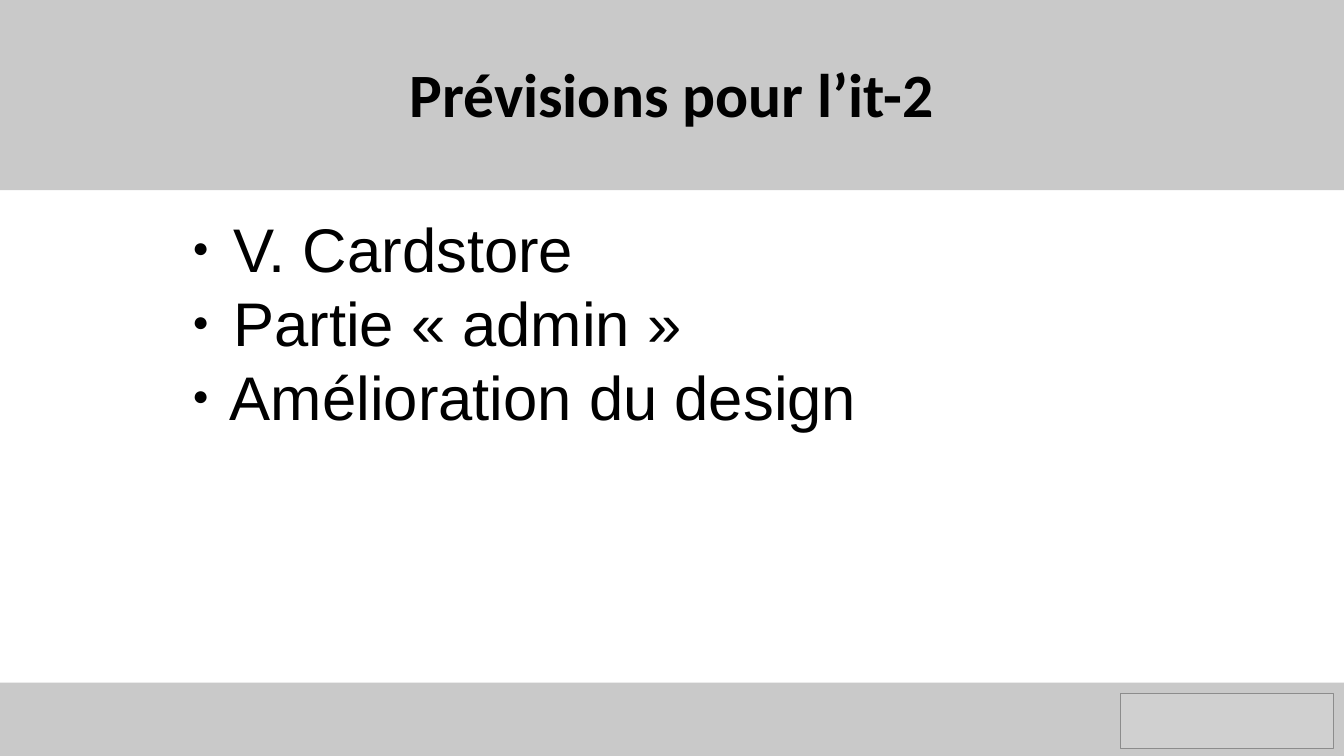
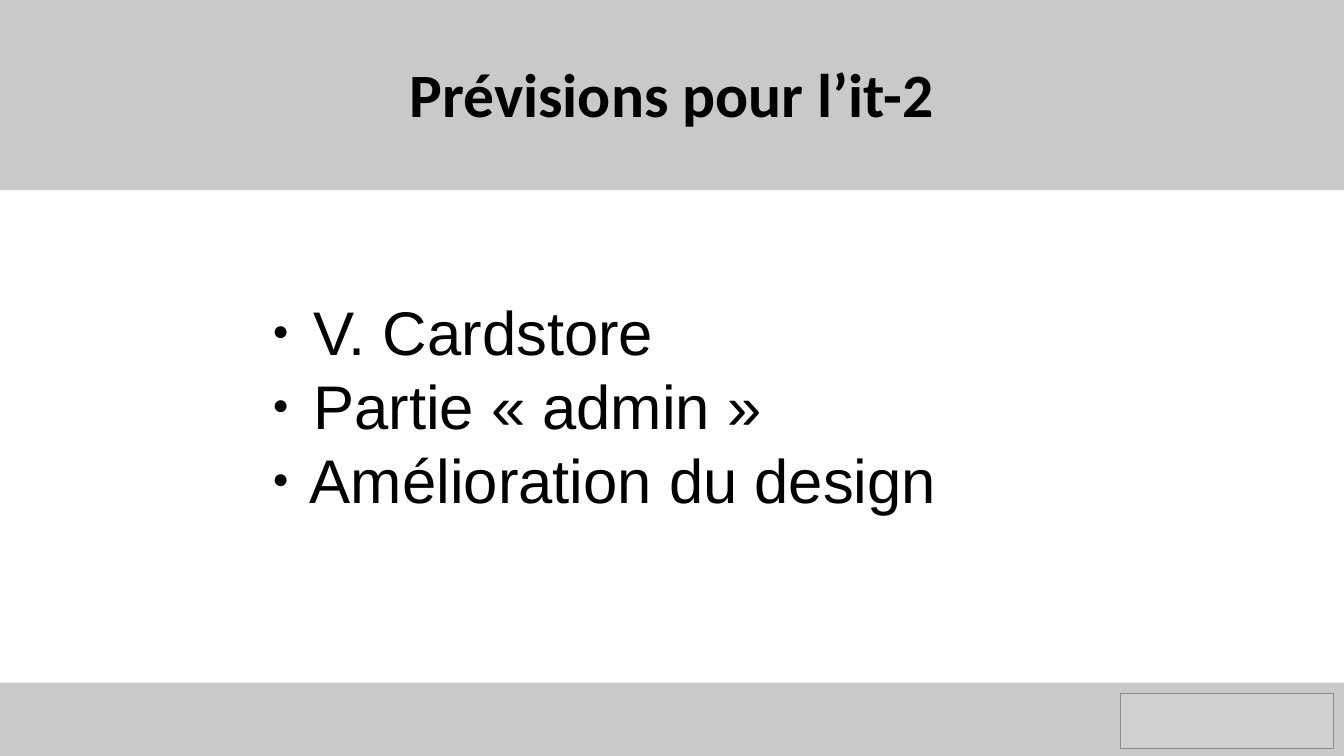
Before and after one commit to benjaminrodriguez/MemoCards, a slide deck: slide 9 of MemoCards_Ite1.pptx. Drawn at 1344x756 pixels with LibreOffice and Linux fonts; fonts in the diff are those of the drawing; grey boxes stand for pictures. Boxes give left, top, right and bottom in pixels: in the first picture for what was removed or moved away, otherwise in the second. Text is boxed around its words. In the diff, an @@ line names an element or a change of style, - is before the commit and + after.

```diff
--- a/MemoCards_Ite1.pptx
+++ b/MemoCards_Ite1.pptx
@@ text "V. Cardstore": place and size @@
-text "V. Cardstore" at box(230, 227, 856, 432)
+text "V. Cardstore" at box(310, 310, 936, 515)
```
Also in this commit, not shown: 1 other slide changed, 2 other files.
